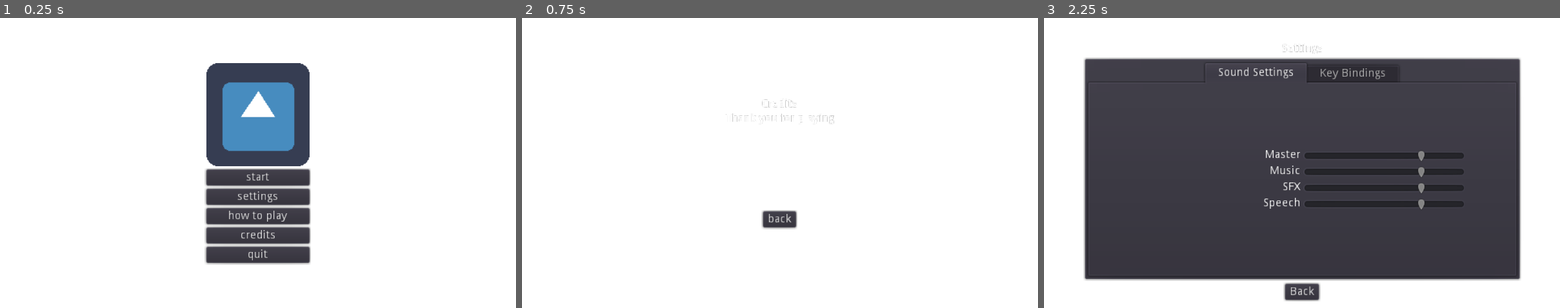
Above: before the commit, frames 1-3 (left to right).
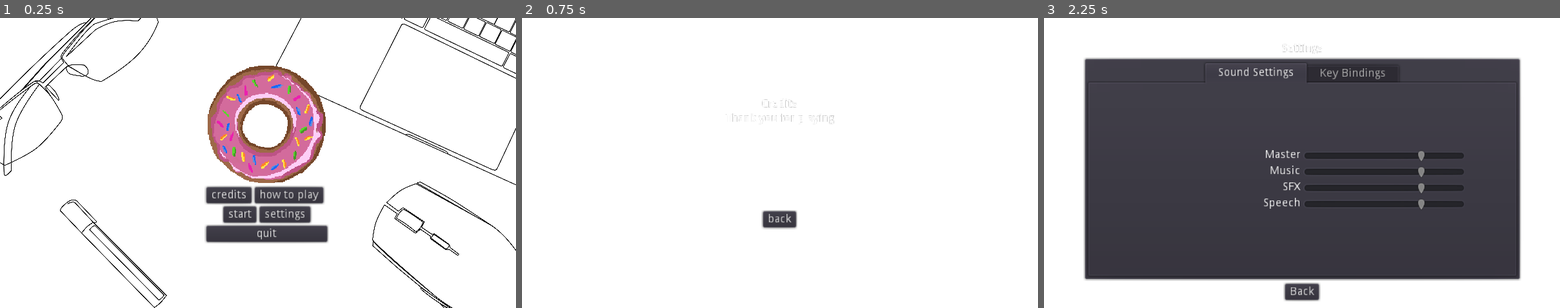
Above: after the commit, the same moments.

Repository: dmitriy-shmilo/gogodot-2021
Game: Godot game, scene res://title_screen/title_screen.tscn
Two runs of this game, one before a commit and one after it. Both use one fixed random seed, a clock stepped at 60 frames per second and the inputs below. This scene is started directly instead of the project's main scene. The engine's default icon, where the game draws it, is replaced by a stand-in: a white triangle on a blue panel in a dark square.
Inputs:
- Up to frame 1 (0.25 s): no input
- Up to frame 2 (0.75 s): click "credits" at 0.5 s
- Up to frame 3 (2.25 s): click "back" at 1.25 s; click "settings" at 2 s

The runs differ from the first frame. In frame 1, 15% of the frame differs, in the area x 0-100%, y 0-100%; in frame 2, nothing differs; in frame 3, nothing differs.

Commit message:
Preliminary title screen.

Diff:
--- a/src/title_screen/title_screen.tscn
+++ b/src/title_screen/title_screen.tscn
@@ -1,8 +1,12 @@
-[gd_scene load_steps=4 format=2]
+[gd_scene load_steps=8 format=2]
 
-[ext_resource path="res://icon.png" type="Texture" id=1]
+[ext_resource path="res://assets/donut.png" type="Texture" id=1]
 [ext_resource path="res://title_screen/title_screen.gd" type="Script" id=2]
 [ext_resource path="res://ui/default_theme.tres" type="Theme" id=3]
+[ext_resource path="res://assets/laptop.png" type="Texture" id=4]
+[ext_resource path="res://assets/pen.png" type="Texture" id=5]
+[ext_resource path="res://assets/mouse.png" type="Texture" id=6]
+[ext_resource path="res://assets/glasses.png" type="Texture" id=7]
 
 [node name="TitleScreen" type="Control"]
 anchor_right = 1.0
@@ -13,6 +17,30 @@
 "_edit_use_anchors_": false
 }
 
+[node name="Glass" type="Sprite" parent="."]
+position = Vector2( 83.818, 73.744 )
+rotation = -0.780919
+scale = Vector2( 0.143621, 0.143621 )
+texture = ExtResource( 7 )
+
+[node name="Laptop" type="Sprite" parent="."]
+position = Vector2( 582.015, 24.9141 )
+rotation = 0.421963
+scale = Vector2( 0.143621, 0.143621 )
+texture = ExtResource( 4 )
+
+[node name="Mouse" type="Sprite" parent="."]
+position = Vector2( 563.929, 296.912 )
+rotation = -0.908192
+scale = Vector2( 0.143621, 0.143621 )
+texture = ExtResource( 6 )
+
+[node name="Pen" type="Sprite" parent="."]
+position = Vector2( 141.106, 290.927 )
+rotation = -0.780919
+scale = Vector2( 0.143621, 0.143621 )
+texture = ExtResource( 5 )
+
 [node name="VBoxContainer" type="VBoxContainer" parent="."]
 anchor_left = 0.5
 anchor_top = 0.5
@@ -20,48 +48,59 @@
 anchor_bottom = 0.5
 margin_left = -64.0
 margin_top = -124.0
-margin_right = 64.0
-margin_bottom = 124.0
+margin_right = 86.0
+margin_bottom = 146.0
 __meta__ = {
 "_edit_use_anchors_": false
 }
 
 [node name="TitleImage" type="TextureRect" parent="VBoxContainer"]
-margin_right = 128.0
-margin_bottom = 128.0
+margin_right = 150.0
+margin_bottom = 150.0
 texture = ExtResource( 1 )
 
-[node name="NewGameButton" type="Button" parent="VBoxContainer"]
-margin_top = 132.0
-margin_right = 128.0
-margin_bottom = 152.0
+[node name="HBoxContainer" type="HBoxContainer" parent="VBoxContainer"]
+margin_top = 154.0
+margin_right = 150.0
+margin_bottom = 174.0
+
+[node name="CreditsButton" type="Button" parent="VBoxContainer/HBoxContainer"]
+margin_right = 56.0
+margin_bottom = 20.0
+text = "credits"
+
+[node name="TutorialButton" type="Button" parent="VBoxContainer/HBoxContainer"]
+margin_left = 60.0
+margin_right = 145.0
+margin_bottom = 20.0
+text = "how to play"
+
+[node name="HBoxContainer2" type="HBoxContainer" parent="VBoxContainer"]
+margin_top = 178.0
+margin_right = 150.0
+margin_bottom = 198.0
+alignment = 1
+
+[node name="NewGameButton" type="Button" parent="VBoxContainer/HBoxContainer2"]
+margin_left = 21.0
+margin_right = 62.0
+margin_bottom = 20.0
 text = "start"
 
-[node name="SettingsButton" type="Button" parent="VBoxContainer"]
-margin_top = 156.0
-margin_right = 128.0
-margin_bottom = 176.0
+[node name="SettingsButton" type="Button" parent="VBoxContainer/HBoxContainer2"]
+margin_left = 66.0
+margin_right = 129.0
+margin_bottom = 20.0
 text = "settings"
 
-[node name="TutorialButton" type="Button" parent="VBoxContainer"]
-margin_top = 180.0
-margin_right = 128.0
-margin_bottom = 200.0
-text = "how to play"
+[node name="QuitButton" type="Button" parent="VBoxContainer"]
+margin_top = 202.0
+margin_right = 150.0
+margin_bottom = 222.0
+text = "quit"
 
-[node name="CreditsButton" type="Button" parent="VBoxContainer"]
-margin_top = 204.0
-margin_right = 128.0
-margin_bottom = 224.0
-text = "credits"
-
-[node name="QuitButton" type="Button" parent="VBoxContainer"]
-margin_top = 228.0
-margin_right = 128.0
-margin_bottom = 248.0
-text = "quit"
-[connection signal="pressed" from="VBoxContainer/NewGameButton" to="." method="_on_NewGameButton_pressed"]
-[connection signal="pressed" from="VBoxContainer/SettingsButton" to="." method="_on_SettingsButton_pressed"]
-[connection signal="pressed" from="VBoxContainer/TutorialButton" to="." method="_on_TutorialButton_pressed"]
-[connection signal="pressed" from="VBoxContainer/CreditsButton" to="." method="_on_CreditsButton_pressed"]
+[connection signal="pressed" from="VBoxContainer/HBoxContainer/CreditsButton" to="." method="_on_CreditsButton_pressed"]
+[connection signal="pressed" from="VBoxContainer/HBoxContainer/TutorialButton" to="." method="_on_TutorialButton_pressed"]
+[connection signal="pressed" from="VBoxContainer/HBoxContainer2/NewGameButton" to="." method="_on_NewGameButton_pressed"]
+[connection signal="pressed" from="VBoxContainer/HBoxContainer2/SettingsButton" to="." method="_on_SettingsButton_pressed"]
 [connection signal="pressed" from="VBoxContainer/QuitButton" to="." method="_on_QuitButton_pressed"]
